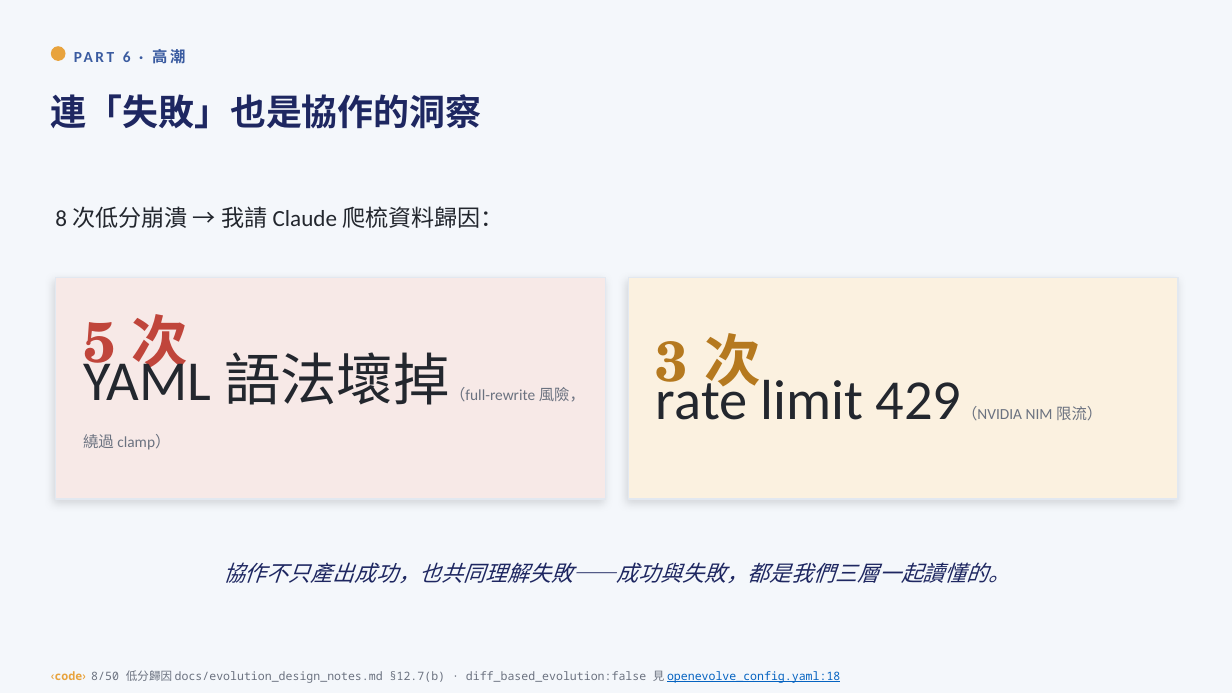
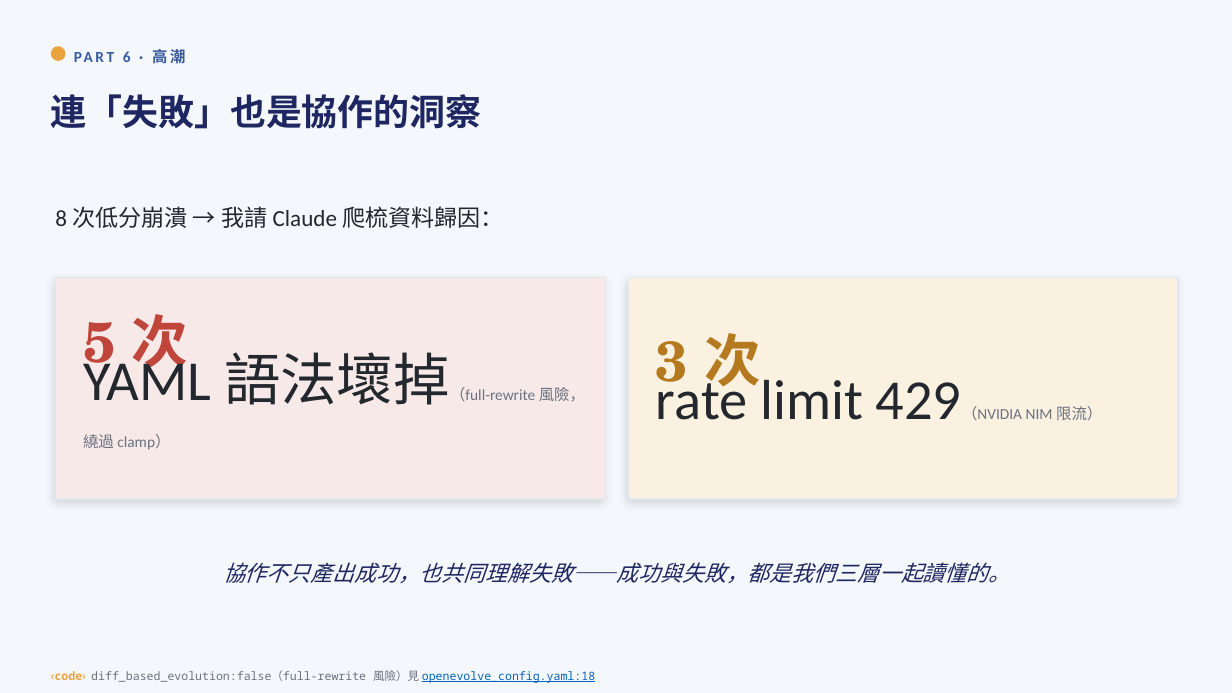
Before and after one commit to yuchieh/AgentSocietyChallenge_OpenEvolve, a slide deck: slide 24 of docs/slides/人AI進化_整合教學投影片.pptx. Drawn at 1232x693 pixels with LibreOffice and Linux fonts; fonts in the diff are those of the drawing. Boxes give left, top, right and bottom in pixels: in the first picture for what was removed or moved away, otherwise in the second. Text is boxed around its words. In the diff, an @@ line names an element or a change of style, - is before the commit and + after.

```diff
--- a/docs/slides/人AI進化_整合教學投影片.pptx
+++ b/docs/slides/人AI進化_整合教學投影片.pptx
@@ text at [51, 670, 595, 683]: text changed @@
-‹code› 8/50 低分歸因 docs/evolution_design_notes.md §12.7(b) · diff_based_evolution:false 見 openevolve_config.yaml:18
+‹code› diff_based_evolution:false（full-rewrite 風險）見 openevolve_config.yaml:18
```
Also in this commit, not shown: 10 other slides changed, 1 other file.
